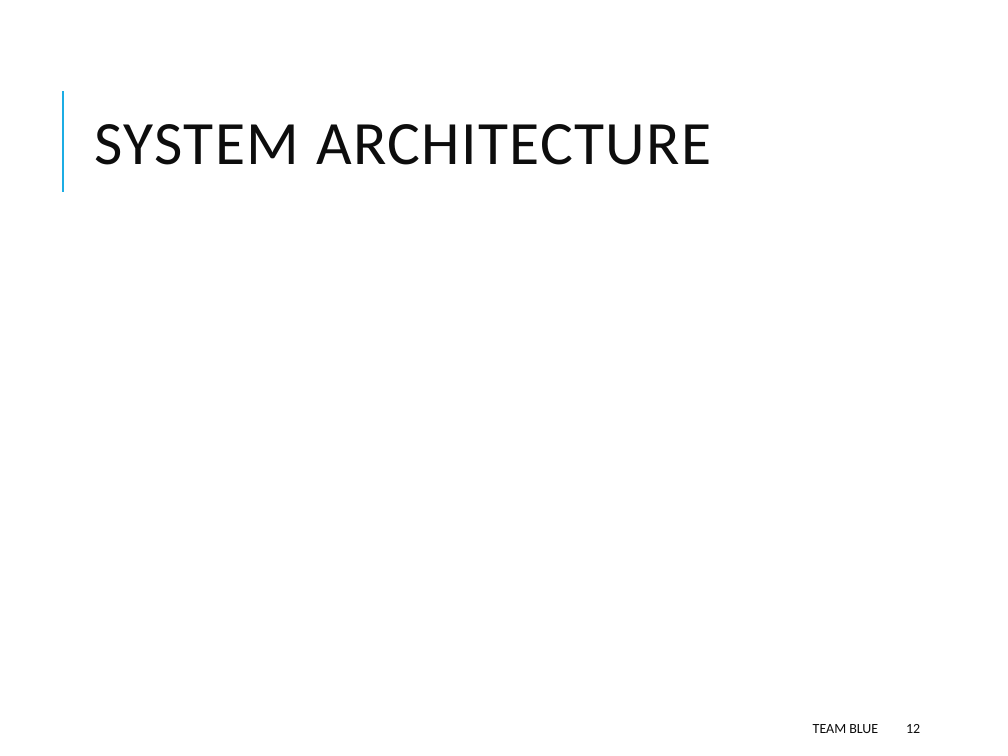
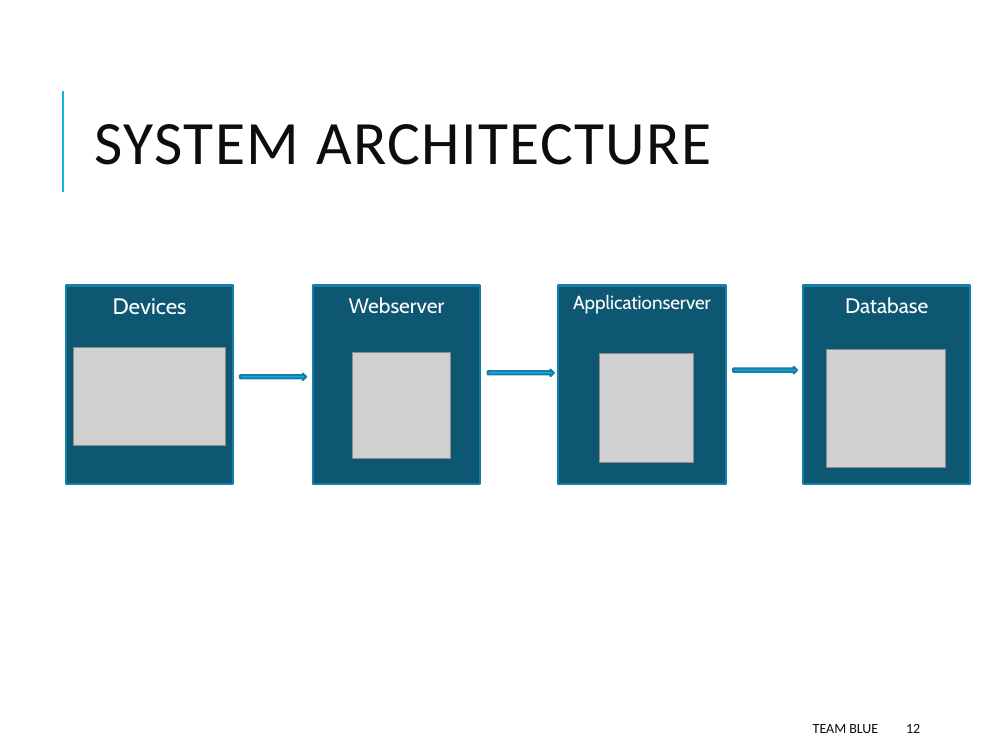
Before and after one commit to Hyferion/ch.bfh.bti7081.s2018.blue, a slide deck: slide 12 of Docs/task02/Task 2.pptx. Drawn at 1008x756 pixels with LibreOffice and Linux fonts; fonts in the diff are those of the drawing; grey boxes stand for pictures. Boxes give left, top, right and bottom in pixels: in the first picture for what was removed or moved away, otherwise in the second. Text is boxed around its words. In the diff, an @@ line names an element or a change of style, - is before the commit and + after.

Commit message:
system architecture added

```diff
--- a/Docs/task02/Task 2.pptx
+++ b/Docs/task02/Task 2.pptx
@@ group added at <box>66,285,971,484</box>: 4 rectangles, 4 pictures, 3 right arrows @@
+Devices
+Webserver
+Applicationserver
+Database
```
Also in this commit, not shown: 5 other slides changed.
